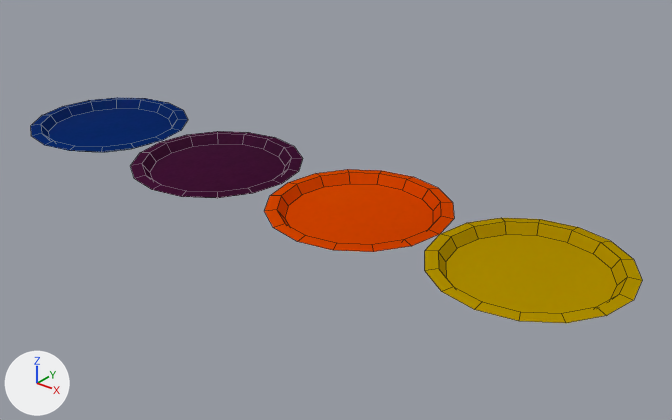
An edit to the Blender file Objects/SmallPlates/SmallPlate.blend, drawn before and after from the same camera.
One viewpoint serves both versions: a 50 mm camera at (0.891, -0.669, 0.412) aimed at (0.335, 0.026, -0.019). The lights are fixed; the arrows at lower left show +X, +Y and +Z. Mesh edges are drawn as thin lines.

Names of what the first picture shows: 'E3_ST2_EM2_I1', 'E3_ST2_EM2_I2', 'E3_ST2_EM2_I3', 'E3_ST2_EM2_I4'.
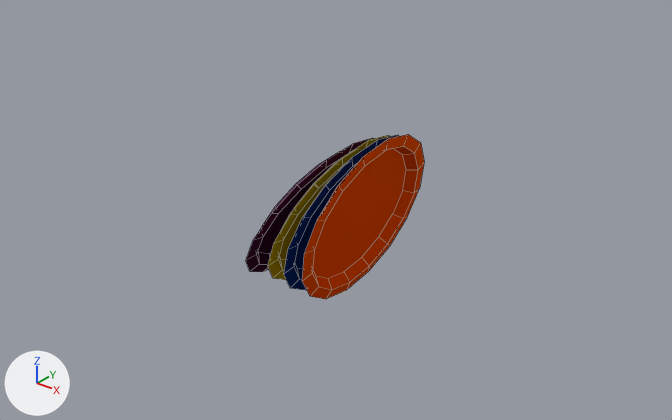
Changed parts and their boxes [x1, y1, x2, y2] in the pictures (672 x 420 px):
'E3_ST2_EM2_I4', moved, turned
    before: [425, 218, 642, 323]
    after: [268, 135, 390, 280]
'E3_ST2_EM2_I3', turned
    before: [264, 169, 454, 252]
    after: [302, 134, 424, 299]
'E3_ST2_EM2_I2', moved, turned
    before: [131, 131, 303, 198]
    after: [246, 138, 374, 272]
'E3_ST2_EM2_I1', moved, turned
    before: [31, 98, 188, 152]
    after: [284, 135, 399, 290]

The change, as a list of edits to the scene's bpy script:
```text
Change ob_e3_st2_em2_i4:
    ob_e3_st2_em2_i4.location: (0.5744, 0.0014, 0.0) -> (0.3465, 0.0014, 0.0)
    ob_e3_st2_em2_i4.rotation_euler: (0.0, 0.0, 0.0) -> (0.0, 2.007, 0.0)  # degrees (0, 0, 0) -> degrees (0, 115, 0)
Change ob_e3_st2_em2_i3:
    ob_e3_st2_em2_i3.rotation_euler: (0.0, 0.0, 0.0) -> (0.0, 1.833, 0.0)  # degrees (0, 0, 0) -> degrees (0, 105, 0)
Change ob_e3_st2_em2_i2:
    ob_e3_st2_em2_i2.location: (0.1915, -0.0055, 0.0) -> (0.3265, -0.0055, 0.0)
    ob_e3_st2_em2_i2.rotation_euler: (0.0, 0.0, 0.0) -> (0.0, 2.094, 0.0)  # degrees (0, 0, 0) -> degrees (0, 120, 0)
Change ob_e3_st2_em2_i1:
    ob_e3_st2_em2_i1.location: (0.0, 0.0, 0.0) -> (0.3655, 0.0, 0.0)
    ob_e3_st2_em2_i1.rotation_euler: (0.0, 0.0, 0.0) -> (0.0, 1.92, 0.0)  # degrees (0, 0, 0) -> degrees (0, 110, 0)
```
